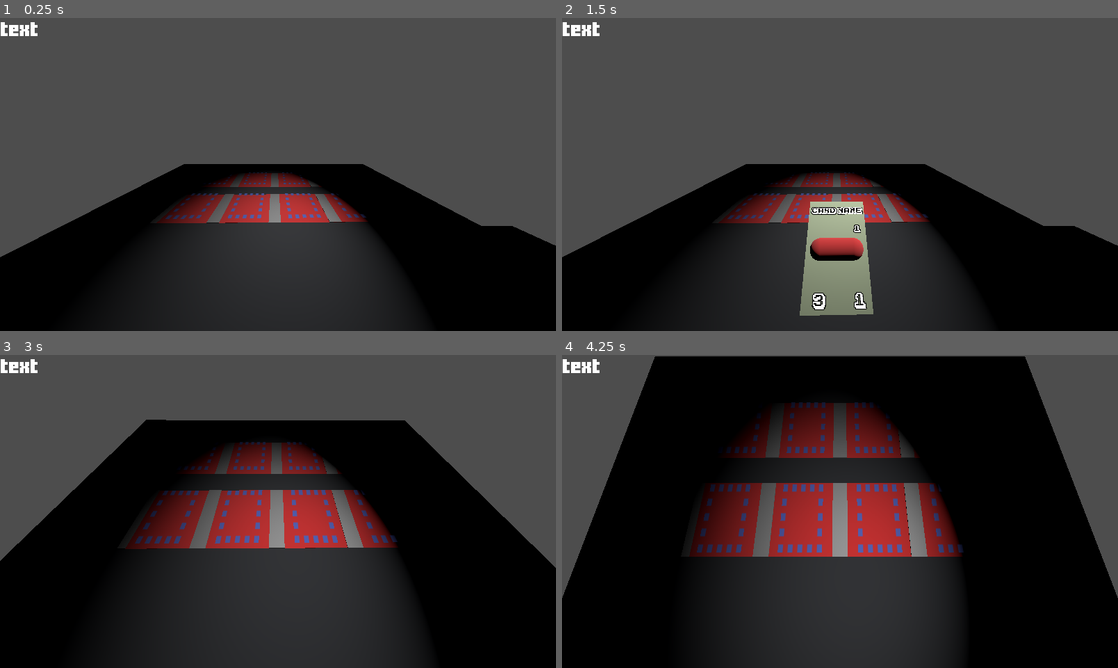
Above: before the commit, frames 1-4 (two rows, left to right).
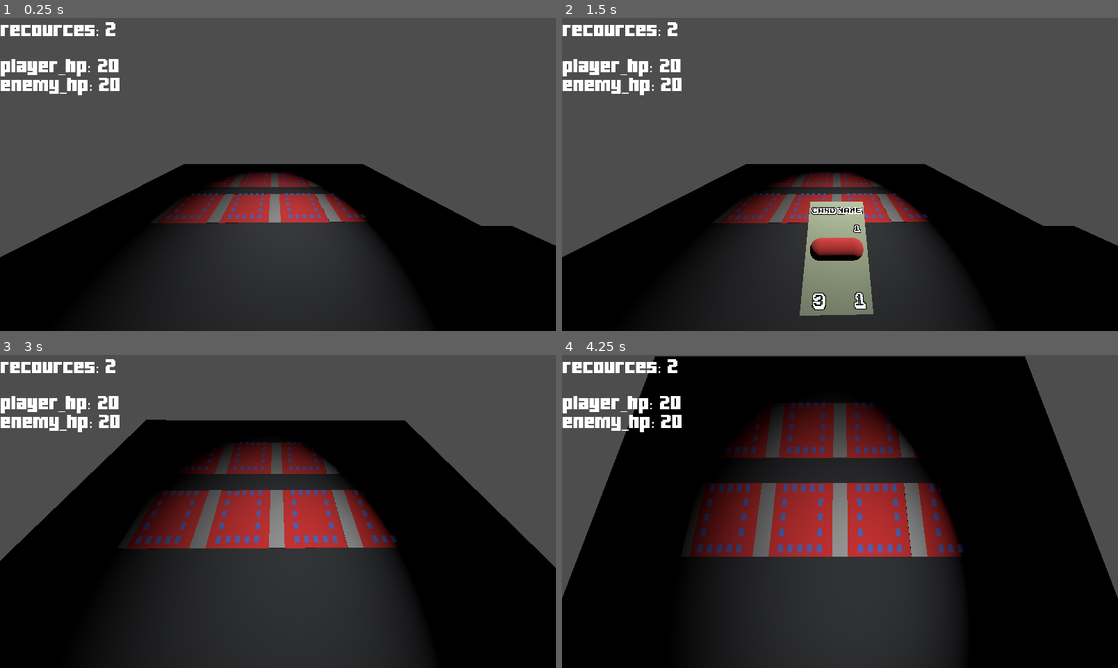
Above: after the commit, the same moments.

Repository: kandlash/Insectophosis
Game: Godot game, scene res://scenes/test_level.tscn
The game is run twice, just before and just after one commit, with the same random seed, the same clock (stepped at 60 frames per second) and the same inputs.
Inputs (mouse positions are in pixels of both pictures, inside the frame that each line leads up to):
- Up to frame 1 (0.25 s): no input
- Up to frame 2 (1.5 s): tap Enter (ui_accept) at 0.5, 0.77, 1.25 s; move the mouse to (962, 158) at 0.52 s; hold A (attack) 0.53-1.28 s; click (962, 158) at 0.8 s; move the mouse to (728, 190) at 1.27 s; hold Down (ui_down) from 1.28 s (still down); click (728, 190) at 1.35 s
- Up to frame 3 (3 s): tap Enter (ui_accept) at 1.52, 2, 2.75 s; tap A (attack) at 1.55 s; move the mouse to (333, 442) at 2.02 s; release Down (ui_down) at 2.03 s; hold 1 (1cam) 2.03-2.78 s; click (333, 442) at 2.3 s; move the mouse to (250, 574) at 2.77 s; tap 2 (2cam) at 2.85 s
- Up to frame 4 (4.25 s): tap Enter (ui_accept) at 3.02, 3.5, 3.77 s; tap A (attack) at 3.05 s; move the mouse to (1006, 558) at 3.52 s; hold Down (ui_down) from 3.53 s (still down); hold A (attack) from 3.53 s (still down); click (1006, 558) at 3.8 s

The runs differ from the first frame. In frame 1, 1.6% of the frame differs, in the area x 0-22%, y 1-25%; in frame 2, 1.6%; in frame 3, 1.6%; in frame 4, 1.6%.
Error before the commit: Invalid call. Nonexistent function 'is_in_group' in base 'Nil'. (res://scripts/player_head_camera.gd:12)

Commit message:
recources, ui

Diff:
--- a/project.godot
+++ b/project.godot
@@ -13,6 +13,10 @@
 config/name="Insectophosis"
 run/main_scene="res://scenes/test_level.tscn"
 config/features=PackedStringArray("4.3", "Forward Plus")
+
+[autoload]
+
+Globals="*res://scripts/globals.gd"
 
 [display]
 
--- /dev/null
+++ b/scenes/player.tscn
@@ -0,0 +1,6 @@
+[gd_scene load_steps=2 format=3 uid="uid://blmtb68i7o1o4"]
+
+[ext_resource type="Script" path="res://scripts/player.gd" id="1_8cuqk"]
+
+[node name="player" type="Node3D"]
+script = ExtResource("1_8cuqk")
--- a/scenes/spiny_caterpillar_card.tscn
+++ b/scenes/spiny_caterpillar_card.tscn
@@ -8,3 +8,4 @@
 card_name = "spiny cater"
 hp = 2
 dmg = 2
+price = 2
--- a/scenes/test_level.tscn
+++ b/scenes/test_level.tscn
@@ -9,14 +9,11 @@
 [ext_resource type="PackedScene" uid="uid://bmn5q17yg825e" path="res://scenes/card_deck.tscn" id="6_esvkd"]
 [ext_resource type="PackedScene" uid="uid://dd63bftr53f7n" path="res://scenes/spiny_caterpillar_card.tscn" id="8_7wwo8"]
 [ext_resource type="Script" path="res://scripts/turn_base_manager.gd" id="9_px16o"]
-[ext_resource type="FontFile" uid="uid://bimwi2yvlmgm0" path="res://assets/Minercraftory.ttf" id="10_ywbud"]
+[ext_resource type="PackedScene" uid="uid://ce2h5gl4vrl5r" path="res://scenes/ui.tscn" id="10_jmx7d"]
 [ext_resource type="PackedScene" uid="uid://dta7e1rq4otf4" path="res://scenes/turn_ender.tscn" id="11_06ypx"]
 [ext_resource type="PackedScene" uid="uid://bur7d2bnxf58y" path="res://scenes/battle_place.tscn" id="12_41851"]
 [ext_resource type="PackedScene" uid="uid://g11oq2rsi5o5" path="res://scenes/enemy.tscn" id="13_widnl"]
-
-[sub_resource type="LabelSettings" id="LabelSettings_oe0h0"]
-font = ExtResource("10_ywbud")
-font_size = 32
+[ext_resource type="PackedScene" uid="uid://blmtb68i7o1o4" path="res://scenes/player.tscn" id="14_2adw7"]
 
 [node name="test_level" type="Node3D"]
 
@@ -60,20 +57,14 @@
 [node name="card_deck" parent="." instance=ExtResource("6_esvkd")]
 transform = Transform3D(1, 0, 0, 0, 1, 0, 0, 0, 1, -2.32463, 0.0788693, 2.34977)
 cards = {
-ExtResource("6_0po5a"): 4,
-ExtResource("8_7wwo8"): 4
+ExtResource("6_0po5a"): 999,
+ExtResource("8_7wwo8"): 999
 }
 
 [node name="TurnBaseManager" type="Node3D" parent="."]
 script = ExtResource("9_px16o")
 
-[node name="CanvasLayer" type="CanvasLayer" parent="."]
-
-[node name="Label" type="Label" parent="CanvasLayer"]
-offset_right = 40.0
-offset_bottom = 23.0
-text = "text"
-label_settings = SubResource("LabelSettings_oe0h0")
+[node name="ui" parent="." instance=ExtResource("10_jmx7d")]
 
 [node name="turn_ender" parent="." instance=ExtResource("11_06ypx")]
 transform = Transform3D(1, 0, 0, 0, 0.279384, 0, 0, 0, 0.558964, -2.28684, 0.175537, -2.67996)
@@ -82,3 +73,5 @@
 transform = Transform3D(1, 0, 0, 0, 1, 0, 0, 0, 1, 0, 0.129992, 0)
 
 [node name="enemy" parent="." instance=ExtResource("13_widnl")]
+
+[node name="player" parent="." instance=ExtResource("14_2adw7")]
--- /dev/null
+++ b/scenes/ui.tscn
@@ -0,0 +1,33 @@
+[gd_scene load_steps=4 format=3 uid="uid://ce2h5gl4vrl5r"]
+
+[ext_resource type="FontFile" uid="uid://bimwi2yvlmgm0" path="res://assets/Minercraftory.ttf" id="1_3lv0s"]
+[ext_resource type="Script" path="res://scripts/ui.gd" id="1_o4w2j"]
+
+[sub_resource type="LabelSettings" id="LabelSettings_oe0h0"]
+font = ExtResource("1_3lv0s")
+font_size = 32
+
+[node name="ui" type="CanvasLayer"]
+script = ExtResource("1_o4w2j")
+
+[node name="recources_label" type="Label" parent="."]
+offset_right = 40.0
+offset_bottom = 23.0
+text = "text"
+label_settings = SubResource("LabelSettings_oe0h0")
+
+[node name="player_hp_label" type="Label" parent="."]
+offset_top = 84.0
+offset_right = 40.0
+offset_bottom = 107.0
+size_flags_horizontal = 4
+text = "text"
+label_settings = SubResource("LabelSettings_oe0h0")
+
+[node name="enemy_hp_label" type="Label" parent="."]
+offset_top = 127.0
+offset_right = 40.0
+offset_bottom = 150.0
+size_flags_horizontal = 4
+text = "text"
+label_settings = SubResource("LabelSettings_oe0h0")
--- a/scripts/card.gd
+++ b/scripts/card.gd
@@ -49,6 +49,12 @@
 	).set_trans(Tween.TRANS_SPRING)
 	tween.tween_callback(get_back)
 	if not attack_ray.is_colliding():
+		if is_enemy:
+			Globals.player.hp -= dmg
+			Globals.game_ui.update_player_hp()
+		else:
+			Globals.enemy.hp -= dmg
+			Globals.game_ui.update_enemy_hp()
 		return
 	var collider = attack_ray.get_collider()
 	if not collider.is_in_group("cards"):
--- a/scripts/enemy.gd
+++ b/scripts/enemy.gd
@@ -6,12 +6,15 @@
 var enemy_places = []
 var enemy_hand = 2
 var enemy_resources = 2
+var hp = 20
 @onready var turn_base_manager := $"../TurnBaseManager"
 @onready var battle_place := $"../battle_place"
 
 func _ready() -> void:
 	turn_base_manager.connect("end_turned", _on_end_turned)
 	enemy_places = battle_place.get_enemy_places()
+	Globals.set_enemy(self)
+
 
 func enemy_turn():
 	var cards = []
--- /dev/null
+++ b/scripts/globals.gd
@@ -0,0 +1,13 @@
+extends Node
+
+var enemy
+var player
+var game_ui
+func set_player(target):
+	player = target
+
+func set_enemy(target):
+	enemy = target
+
+func set_game_ui(target):
+	game_ui = target
--- /dev/null
+++ b/scripts/player.gd
@@ -0,0 +1,19 @@
+extends Node3D
+
+
+var recources = 2
+var cards = 2
+var hp = 20
+
+func _ready() -> void:
+	Globals.set_player(self)
+
+func update_recources(value):
+	recources += value
+
+func update_cards(value):
+	cards += value
+
+func reset():
+	recources = 2
+	cards = 2
--- a/scripts/player_head_camera.gd
+++ b/scripts/player_head_camera.gd
@@ -4,20 +4,23 @@
 var selected_card
 
 @onready var level_manager := $"../LevelManager"
+@onready var player := $"../player"
+
 func _input(event: InputEvent) -> void:
 	if level_manager.turn_base_manager.game_state != level_manager.turn_base_manager.GameStates.player_turn:
 		return
 	if event.is_action_pressed("click"):
 		var new_object = shoot_ray()
-		if new_object.is_in_group("turn_ender"):
+		if new_object and new_object.is_in_group("turn_ender"):
 			level_manager.turn_base_manager.end_turn("player")
 		if new_object and new_object.name == "card_deck":
-			if level_manager.hand.player_hand.size() == 2:
+			if level_manager.hand.player_hand.size() == 2 or player.cards == 0:
 				return
 			var new_card = new_object.get_card()
 			if not new_card:
 				return
 			level_manager.hand.add_card(new_card)
+			player.update_cards(-1)
 			return
 		if not new_object or not new_object.is_in_group("cards"):
 			if selected_card != null:
--- a/scripts/table_topdown_camera.gd
+++ b/scripts/table_topdown_camera.gd
@@ -1,6 +1,7 @@
 extends Camera3D
 
 @onready var level_manager := $"../LevelManager"
+@onready var player := $"../player"
 # Called when the node enters the scene tree for the first time.
 func _ready() -> void:
 	set_process_input(false)
@@ -16,9 +17,9 @@
 			return
 		if not level_manager.selected_card:
 			return
-		print(new_object)
-		print(new_object.is_empty)
 		if not new_object.is_empty:
+			return
+		if player.recources -level_manager.selected_card.price < 0:
 			return
 		level_manager.hand.remove_child(level_manager.selected_card)
 		new_object.add_child(level_manager.selected_card)
@@ -36,8 +37,11 @@
 			0.25
 		).set_trans(Tween.TRANS_SPRING)
 
+		player.update_recources(-level_manager.selected_card.price)
+		Globals.game_ui.update_recources()
 		level_manager.hand.remove_card(level_manager.selected_card)
 		level_manager.unselect_card()
+
 
 func shoot_ray():
 	var mouse_pos = get_viewport().get_mouse_position()
--- a/scripts/turn_base_manager.gd
+++ b/scripts/turn_base_manager.gd
@@ -24,5 +24,6 @@
 		level_manager.start_s_cam_transition()
 		await level_manager.end_trans
 	game_state = GameStates.enemy_turn if by_who == "player" else GameStates.player_turn
+	Globals.player.reset()
+	Globals.game_ui.update_recources()
 	end_turned.emit(by_who)
-	print('emitted!: ', by_who)
--- /dev/null
+++ b/scripts/ui.gd
@@ -0,0 +1,22 @@
+extends CanvasLayer
+
+@onready var player := $"../player"
+@onready var enemy := $"../enemy"
+@onready var recources_label := $recources_label
+@onready var player_hp_label := $player_hp_label
+@onready var enemy_hp_label := $enemy_hp_label
+
+func _ready() -> void:
+	Globals.set_game_ui(self)
+	update_recources()
+	update_enemy_hp()
+	update_player_hp()
+
+func update_recources():
+	recources_label.text = "recources: " + str(player.recources)
+
+func update_enemy_hp():
+	enemy_hp_label.text = "enemy_hp: " + str(enemy.hp)
+
+func update_player_hp():
+	player_hp_label.text = "player_hp: " + str(player.hp)
